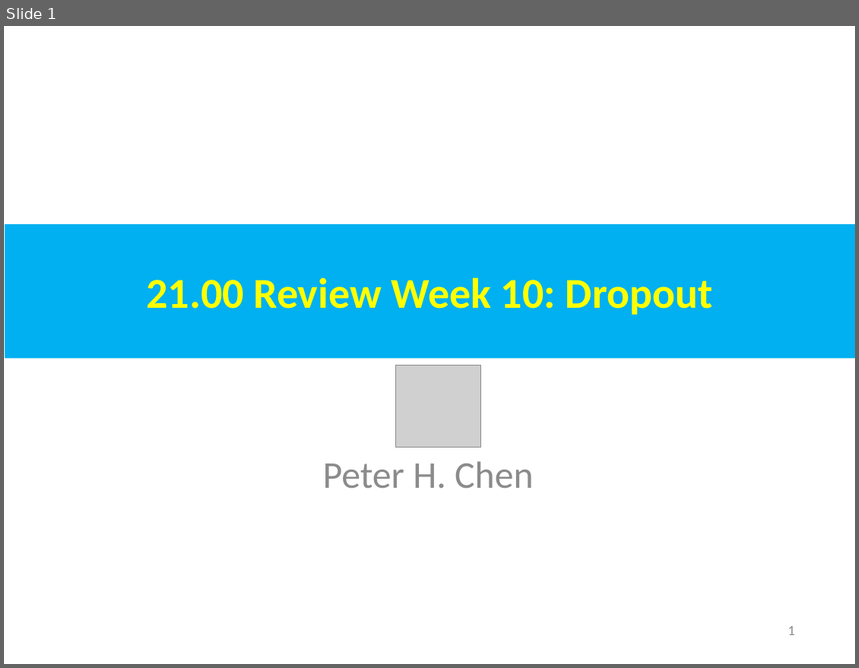
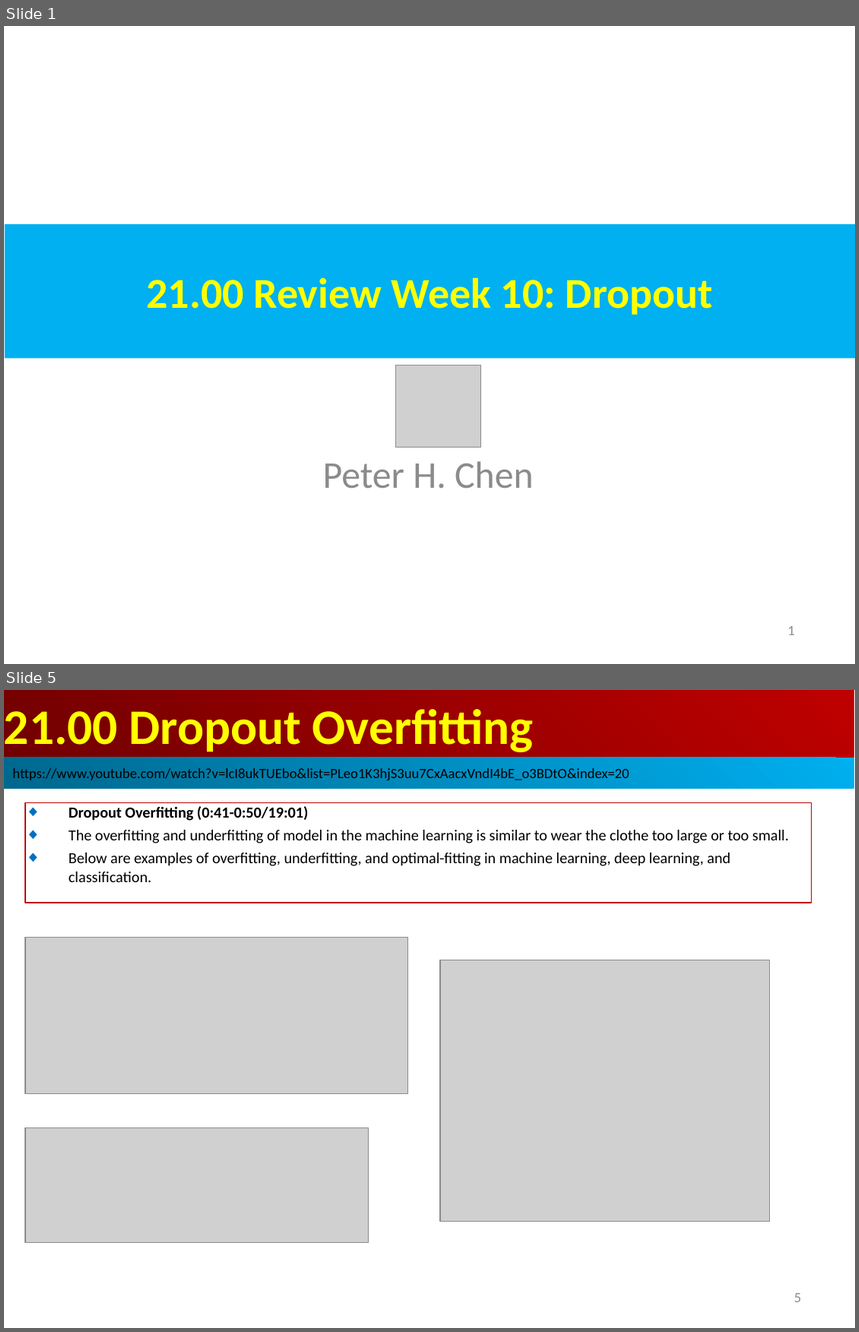
Before and after one commit to peterhchen/AIU_CS512_DL, a slide deck: 000_Lecture_Project/week11/001_Video/21.00_w10_review_Dropout.ppt. Shown one above the other, each under a label of ours: slide 1 before the commit, slides 1 and 5 after it; the slides between them are not shown. The pictures are 859x668 and 859x1332 pixels, drawn with LibreOffice and Linux fonts; fonts in the diff are those of the drawing; grey boxes stand for pictures. Boxes give left, top, right and bottom in pixels: in the first picture for what was removed or moved away, otherwise in the second. Text is boxed around its words. In the diff, an @@ line names an element or a change of style, - is before the commit and + after.

```diff
--- a/000_Lecture_Project/week11/001_Video/21.00_w10_review_Dropout.ppt
+++ b/000_Lecture_Project/week11/001_Video/21.00_w10_review_Dropout.ppt
@@ slide 5 added at bbox=[4, 690, 855, 1328], background #FFFFFF @@
@@ rectangle added at bbox=[4, 690, 854, 759], fill gradient #BF0000 to #710000, 42 pt, text #FFFF00, bold @@
+21.00 Dropout Overfitting
@@ rectangle added at bbox=[4, 757, 854, 788], fill gradient #00AFEF to #00688E, 12 pt, text #000000 @@
+https://www.youtube.com/watch?v=lcI8ukTUEbo&list=PLeo1K3hjS3uu7CxAacxVndI4bE_o3BDtO&index=20
@@ rectangle added at bbox=[25, 803, 812, 903], outline #C00000 0.74 pt, 13 pt, text #000000 @@
+◆ Dropout Overfitting (0:41-0:50/19:01)
+◆ The overfitting and underfitting of model in the machine learning is similar to wear the clothe too large or too small.
+◆ Below are examples of overfitting, underfitting, and optimal-fitting in machine learning, deep learning, and classification.
@@ picture added at bbox=[25, 937, 408, 1094] @@
@@ picture added at bbox=[441, 961, 770, 1222] @@
@@ picture added at bbox=[25, 1129, 368, 1243] @@
@@ page number added at bbox=[794, 1293, 801, 1303], 12 pt, text #8B8B8B @@
+5
```
Also in this commit, not shown: 7 slides changed, 9 other slides added.
